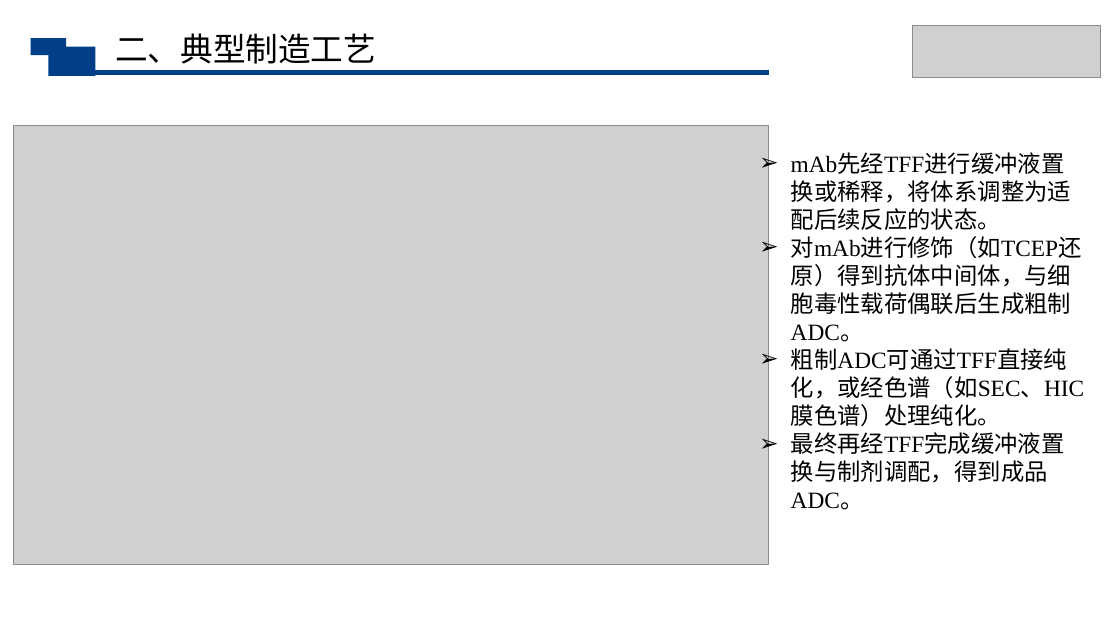
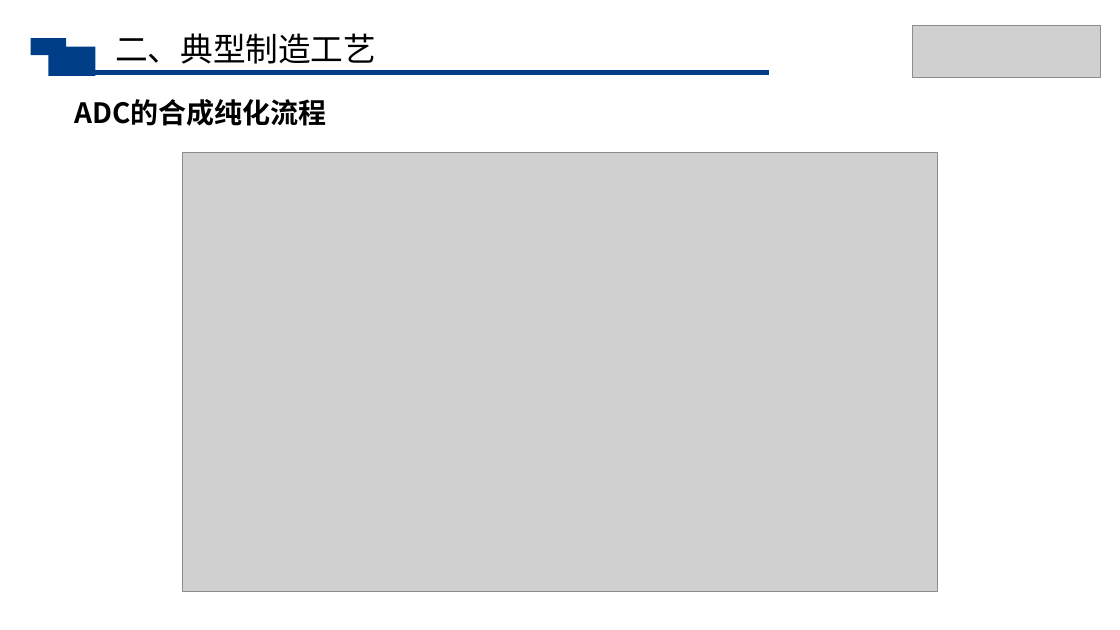
Before and after one commit to Raymon-Lyu/Veterinary-Medicine, a slide deck: slide 7 of 生物分离工程/第十组汇报ppt.pptx. Drawn at 1120x630 pixels with LibreOffice and Linux fonts; fonts in the diff are those of the drawing; grey boxes stand for pictures. Boxes give left, top, right and bottom in pixels: in the first picture for what was removed or moved away, otherwise in the second. Text is boxed around its words. In the diff, an @@ line names an element or a change of style, - is before the commit and + after.

```diff
--- a/生物分离工程/第十组汇报ppt.pptx
+++ b/生物分离工程/第十组汇报ppt.pptx
@@ text added at (x1=74, y1=99, x2=326, y2=126), 24 pt, text #000000, bold @@
+ADC的合成纯化流程
@@ picture moved from (x1=13, y1=126, x2=769, y2=565) to (x1=182, y1=153, x2=938, y2=592) @@
@@ text removed at (x1=791, y1=180, x2=1085, y2=510) @@
-➢ mAb先经TFF进行缓冲液置换或稀释，将体系调整为适配后续反应的状态。
-➢ 对mAb进行修饰（如TCEP还原）得到抗体中间体，与细胞毒性载荷偶联后生成粗制ADC。
-➢ 粗制ADC可通过TFF直接纯化，或经色谱（如SEC、HIC膜色谱）处理纯化。
-➢ 最终再经TFF完成缓冲液置换与制剂调配，得到成品ADC。
```
Also in this commit, not shown: 1 other slide changed, 1 other file.
